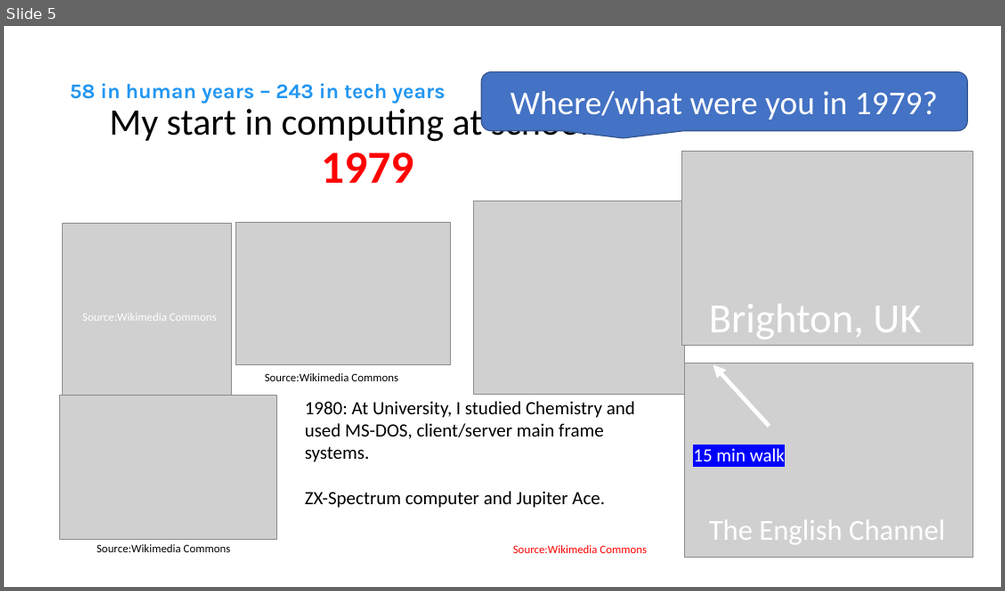
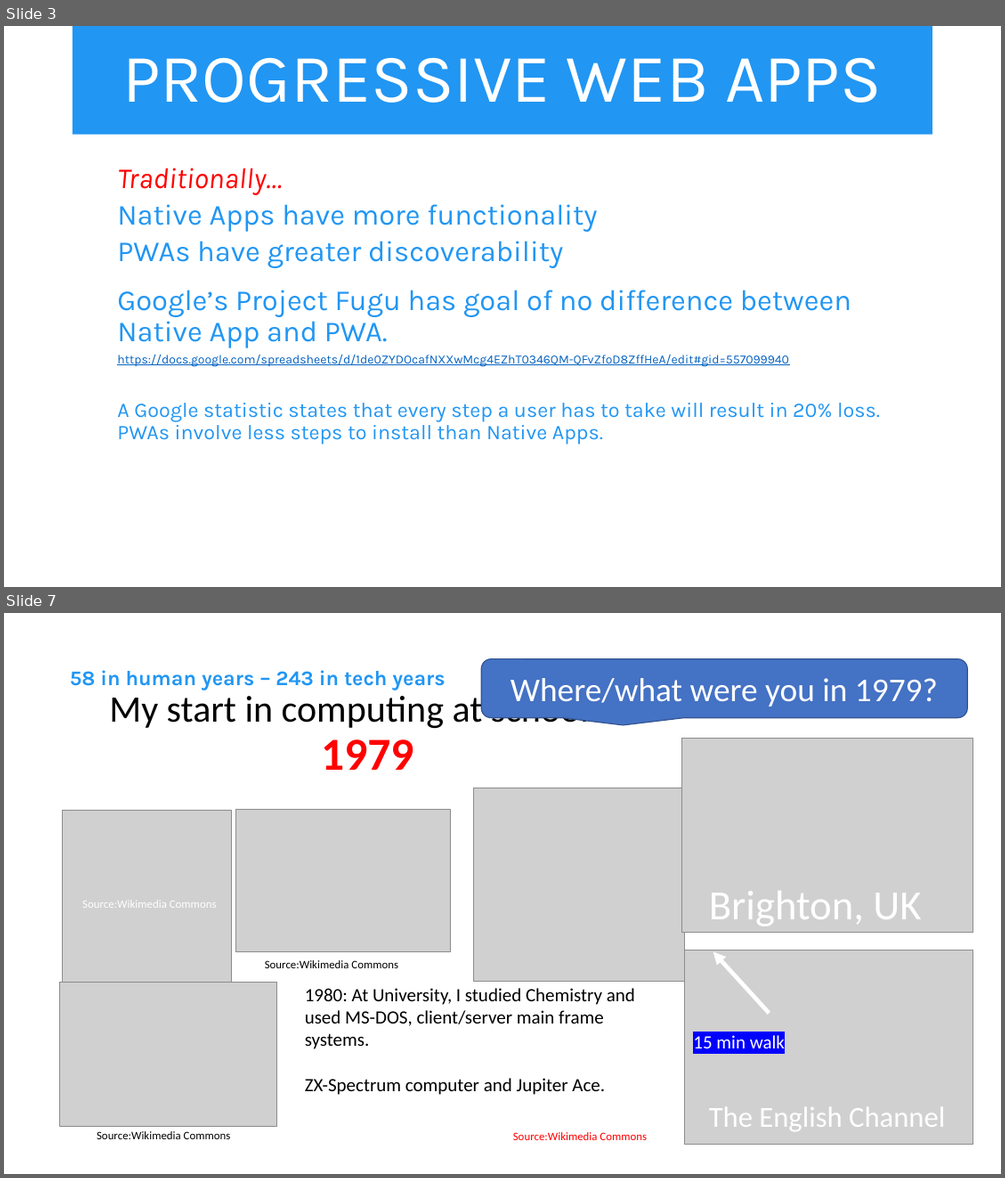
Before and after one commit to aniWeyn/pwa, a slide deck: PWA.pptx. Shown one above the other, each under a label of ours: slide 5 before the commit, slides 3 and 7 after it; the slides between them are not shown. The pictures are 1005x591 and 1005x1178 pixels, drawn with LibreOffice and Linux fonts; fonts in the diff are those of the drawing; grey boxes stand for pictures. Boxes give left, top, right and bottom in pixels: in the first picture for what was removed or moved away, otherwise in the second. Text is boxed around its words. In the diff, an @@ line names an element or a change of style, - is before the commit and + after.

```diff
--- a/PWA.pptx
+++ b/PWA.pptx
@@ slide 3 added at (x1=4, y1=26, x2=1001, y2=587), background #FFFFFF @@
@@ title added at (x1=73, y1=26, x2=933, y2=135), fill #2196F3, 66 pt, text #FFFFFF @@
+PROGRESSIVE WEB APPS
@@ text added at (x1=117, y1=168, x2=880, y2=444), 28 pt, text #2196F3 @@
+  Traditionally…
+  Native Apps have more functionality
+  PWAs have greater discoverability
+  Google’s Project Fugu has goal of no difference between Native App and PWA.
+  https://docs.google.com/spreadsheets/d/1de0ZYDOcafNXXwMcg4EZhT0346QM-QFvZfoD8ZffHeA/edit#gid=557099940
+  A Google statistic states that every step a user has to take will result in 20% loss. PWAs involve less steps to install than Native Apps.
@@ what was slide 5 is now slide 7 @@
```
Also in this commit, not shown: 6 slides changed, 1 other slide added, 1 slide removed, 2 other files.
